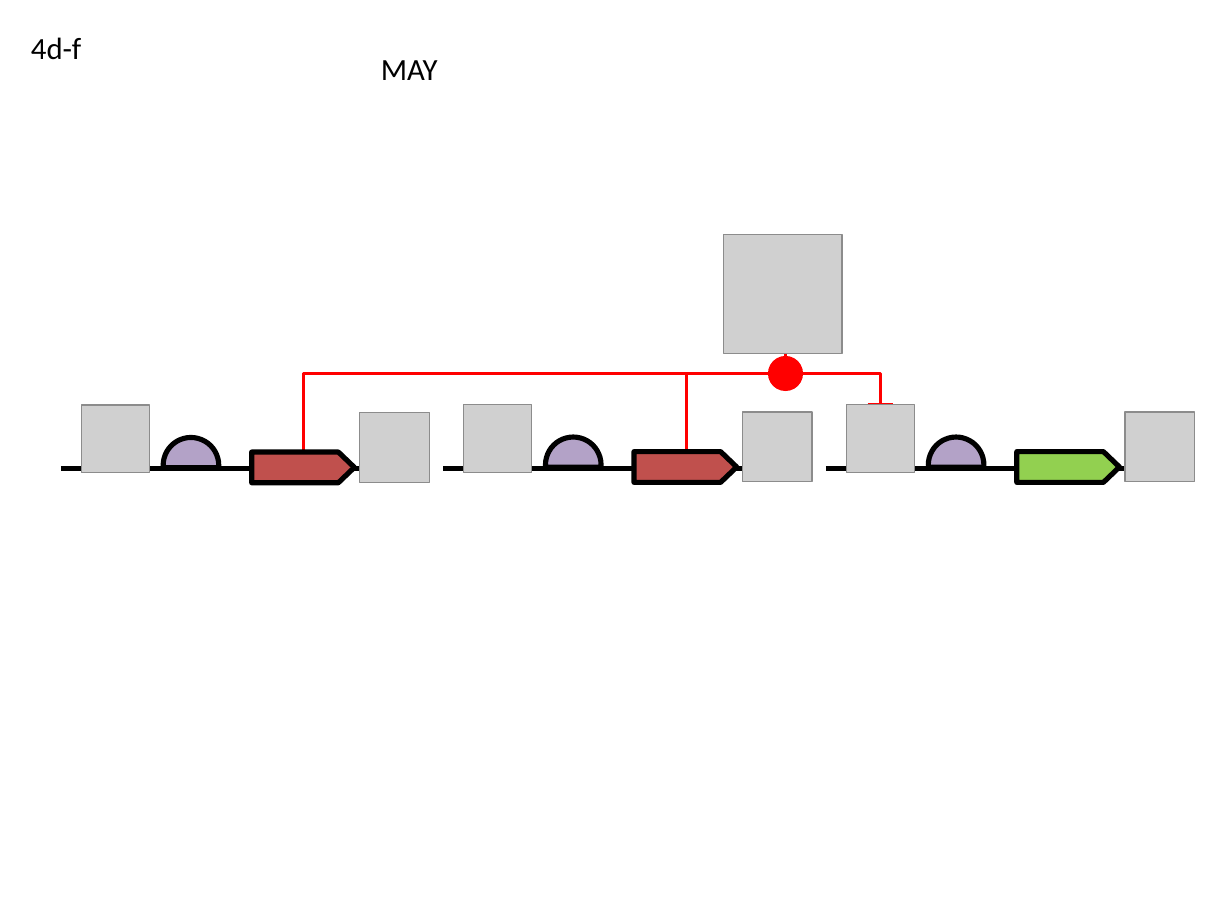
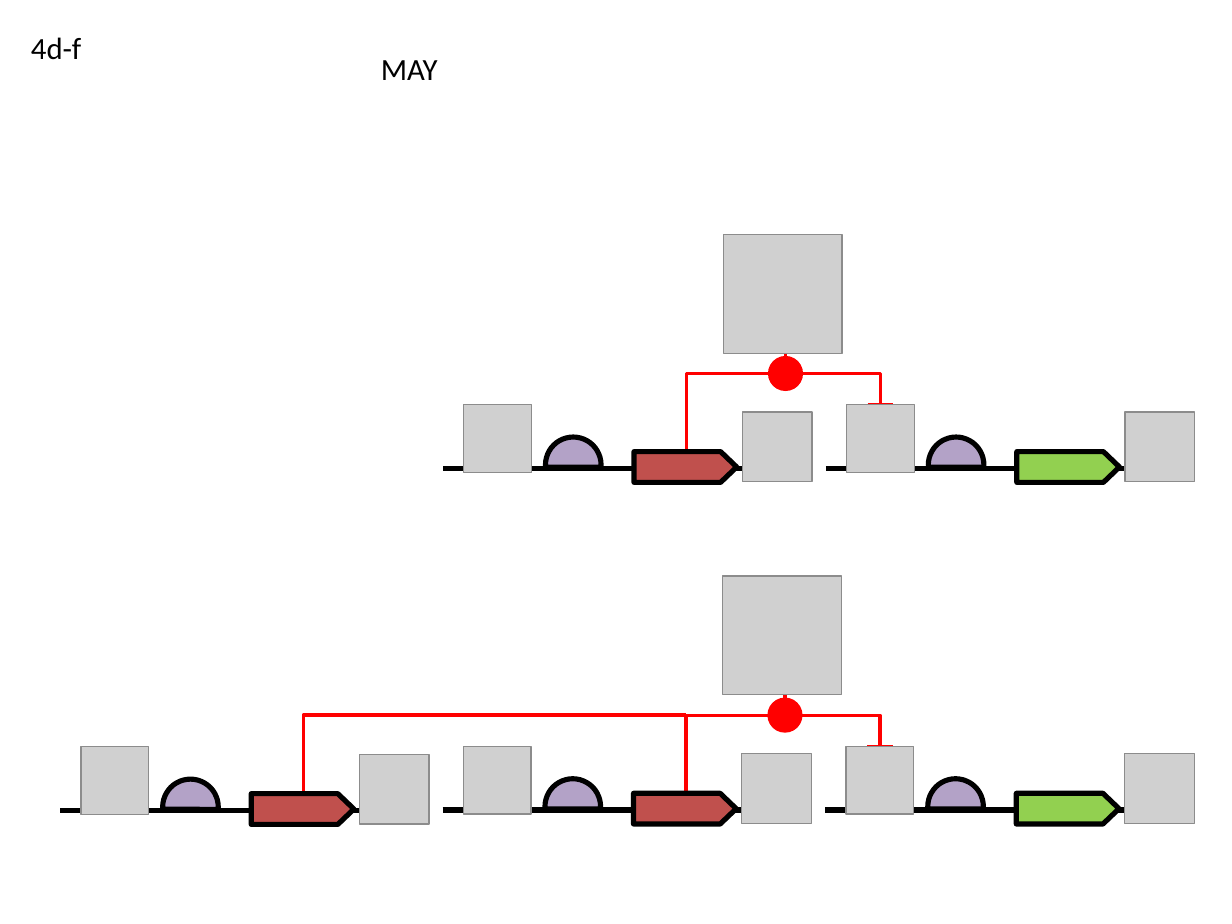
Before and after one commit to SynBioDex/SBOL-visual, a slide deck: slide 6 of specification/imgsrc/4.pptx. Drawn at 1232x924 pixels with LibreOffice and Linux fonts; fonts in the diff are those of the drawing; grey boxes stand for pictures. Boxes give left, top, right and bottom in pixels: in the first picture for what was removed or moved away, otherwise in the second. Text is boxed around its words. In the diff, an @@ line names an element or a change of style, - is before the commit and + after.

```diff
--- a/specification/imgsrc/4.pptx
+++ b/specification/imgsrc/4.pptx
@@ group added at bbox=[442, 577, 1195, 834]: 5 pictures, 4 lines, 2 right arrows, 2 chord (boxed as its full ellipse)s, 1 elbow line, 1 ellipse @@
@@ elbow line moved from (303, 451) - (686, 373) to (303, 793) - (686, 716) @@
@@ 2 pictures, 1 line, 1 right arrow, 1 chord (boxed as its full ellipse): place and size @@
-2 pictures, 1 line, 1 right arrow, 1 chord (boxed as its full ellipse) at bbox=[60, 405, 430, 493]
+2 pictures, 1 line, 1 right arrow, 1 chord (boxed as its full ellipse) at bbox=[60, 747, 430, 834]
```
Also in this commit, not shown: 2 other files.
